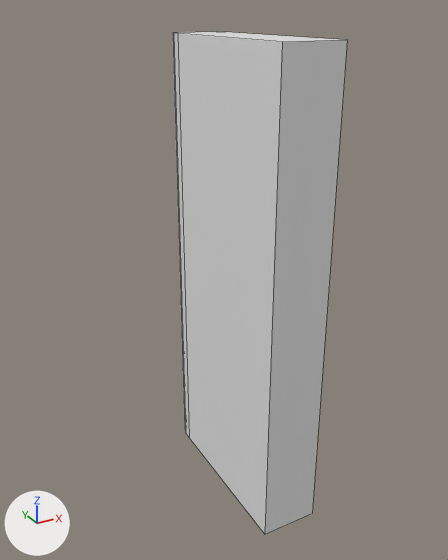
What one commit did to the Blender file _assets/lift/door.blend.
Rendered twice from a 50 mm lens placed at (-2.98, -5.0, 2.59), pointed at (0.19, 0.76, -0.3). The lights are fixed; the arrows at lower left show +X, +Y and +Z. The first picture is the older version. Mesh edges are drawn as thin lines.
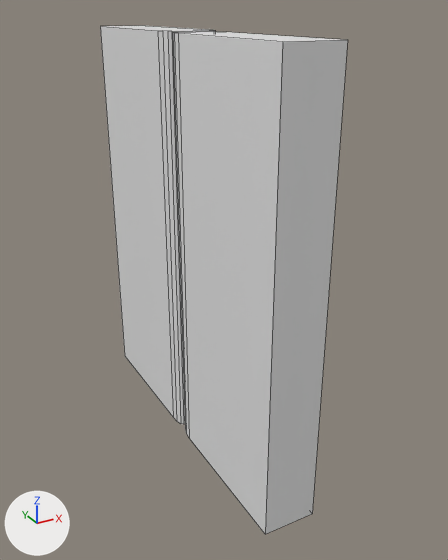
Where the change shows, as pixel boxes [x1, y1, x2, y2] in the pictures (448 x 560 px):
'Cube', moved
    before: [173, 32, 347, 534]
    after: [173, 32, 348, 534]
'Cube.001', added
    after: [100, 26, 215, 424]

What the commit changed:
Object 'Cube' (ob_cube) moves from (0.0, 0.0, 0.0) to (0.0, -0.01, 0.0).
Object 'Cube.001' (ob_cube_001) is new; it shows a copy of the mesh of ob_cube.
Its location is (0.0, 2.05, 0.01).
Its rotation in degrees is (0, 0, 180).
Its scale is (-0.298, 1.0, 2.36).
